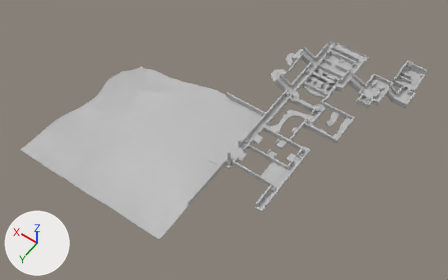
Two versions of the FBX model Rust_Project1/Assets/Resources/FBX/World.fbx, one commit apart.
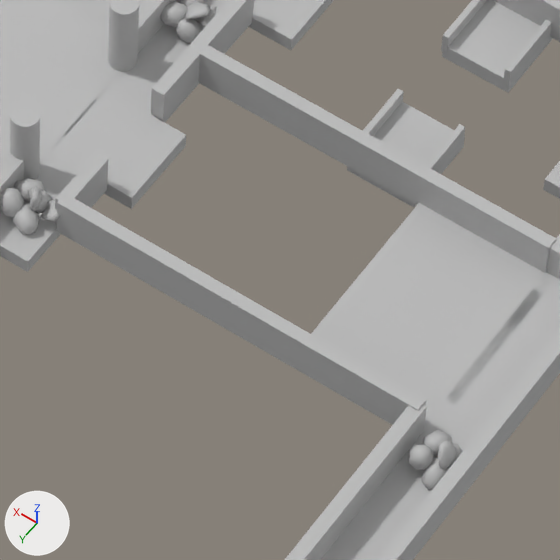
The first picture shows the older version from a 50 mm lens placed at (-0.522, 1.407, 1.536), pointed at (0.206, 0.387, -0.066). The close-ups show both versions on the part from 50% to 64% of the width and 50% to 72% of the height of that picture; other places that the commit changed are outside them. The axes (+X, +Y, +Z) are drawn at lower left. The lights are the same throughout. Where no turn or scale is listed for an object, it has been applied to the vertices.

The scene before the commit, as lines of its bpy script (objects in view):
```python
me_mesh_187 = bpy.data.meshes.new('Mesh.187')
me_mesh_187.from_pydata(...)  # a box spanning x -0.5..0.5, y -0.5..0.5, z -0.5..0.5
me_mesh_187.materials.append(mat_phong1)  # grey #bcbcbc
me_mesh_195 = bpy.data.meshes.new('Mesh.195')
me_mesh_195.from_pydata(...)  # a box spanning x -0.5..0.5, y -0.5..0.5, z -0.5..0.5
me_mesh_195.materials.append(mat_phong1)  # grey #bcbcbc
me_mesh_208 = bpy.data.meshes.new('Mesh.208')
me_mesh_208.from_pydata(...)  # a box spanning x -0.5..0.5, y -0.5..0.5, z -0.5..0.5
me_mesh_208.materials.append(mat_phong1)  # grey #bcbcbc
ob_floor41 = bpy.data.objects.new('Floor41', me_mesh_195)
ob_floor41.location = (0.0821, 0.3785, 0.0182)
ob_floor41.rotation_euler = (1.571, 0.0, 0.0)  # degrees (90, 0, 0)
ob_floor41.scale = (0.0203, 0.00596, 0.0287)
ob_floor44 = bpy.data.objects.new('Floor44', me_mesh_208)
ob_floor44.location = (0.1377, 0.4778, 0.0182)
ob_floor44.rotation_euler = (1.571, 0.0, 0.0)  # degrees (90, 0, 0)
ob_floor44.scale = (0.0531, 0.00596, 0.107)
ob_wall62 = bpy.data.objects.new('Wall62', me_mesh_187)
ob_wall62.location = (0.02, 0.423, 0.0274)
ob_wall62.rotation_euler = (1.571, 0.0, 0.0)  # degrees (90, 0, 0)
ob_wall62.scale = (0.139, 0.0161, 0.00472)
# also in view: 'Wall64' at (0.003, 0.352, 0.022); 'Floor45' at (0.087, 0.463, 0.018); 'pCylinder1' at (0.114, 0.433, 0.032); 'Wall59' at (0.091, 0.491, 0.027); 'Wall72' at (-0.048, 0.543, 0.028)
```
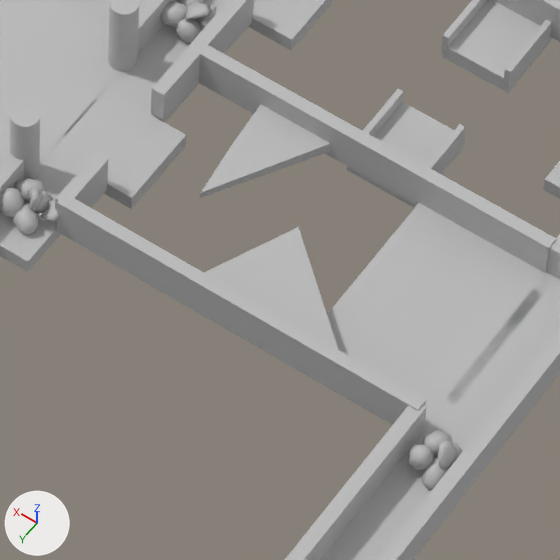
What changed in the scene script:
```text
Add me_mesh_238:
    me_mesh_238.from_pydata([(0.0062, -0.0199, -0.0024), (0.0248, 0.0213, -0.0024), (0.0062, -0.0199, 0.0024), (0.0248, 0.0213, 0.0024), (-0.0369, 0.0183, 0.0024), (-0.005, 0.0193, 0.0024), (-0.0369, 0.0183, -0.0024), (-0.0055, 0.0178, -0.0024)], [], [(0, 1, 3, 2), (2, 3, 5, 4), (4, 5, 7, 6), (6, 7, 1, 0), (1, 7, 5, 3), (6, 0, 2, 4)])
    me_mesh_238.materials.append(mat_phong1)  # grey #bcbcbc
Add me_mesh_239:
    me_mesh_239.from_pydata([(-0.0135, -0.0107, -0.0024), (0.0164, -0.0131, -0.0024), (-0.0135, -0.0107, 0.0024), (0.0164, -0.0131, 0.0024), (0.0114, 0.0344, 0.0036), (0.0139, 0.0109, 0.0042), (0.0124, 0.0339, -0.0011), (0.0139, 0.0105, -0.0007)], [], [(0, 1, 3, 2), (2, 3, 5, 4), (4, 5, 7, 6), (6, 7, 1, 0), (1, 7, 5, 3), (6, 0, 2, 4)])
    me_mesh_239.materials.append(mat_phong1)  # grey #bcbcbc
Add ob_wall76:
    ob_wall76 = bpy.data.objects.new('Wall76', me_mesh_238)
    ob_wall76.location = (0.0176, 0.4819, 0.0271)
Add ob_wall77:
    ob_wall77 = bpy.data.objects.new('Wall77', me_mesh_239)
    ob_wall77.location = (0.0472, 0.4335, 0.0239)
```

Boxes [x1, y1, x2, y2] around the edits, measured in the close-ups (560 x 560 px):
'Wall76', added
    after: [204, 227, 338, 349]
'Wall77', added
    after: [199, 105, 330, 198]
